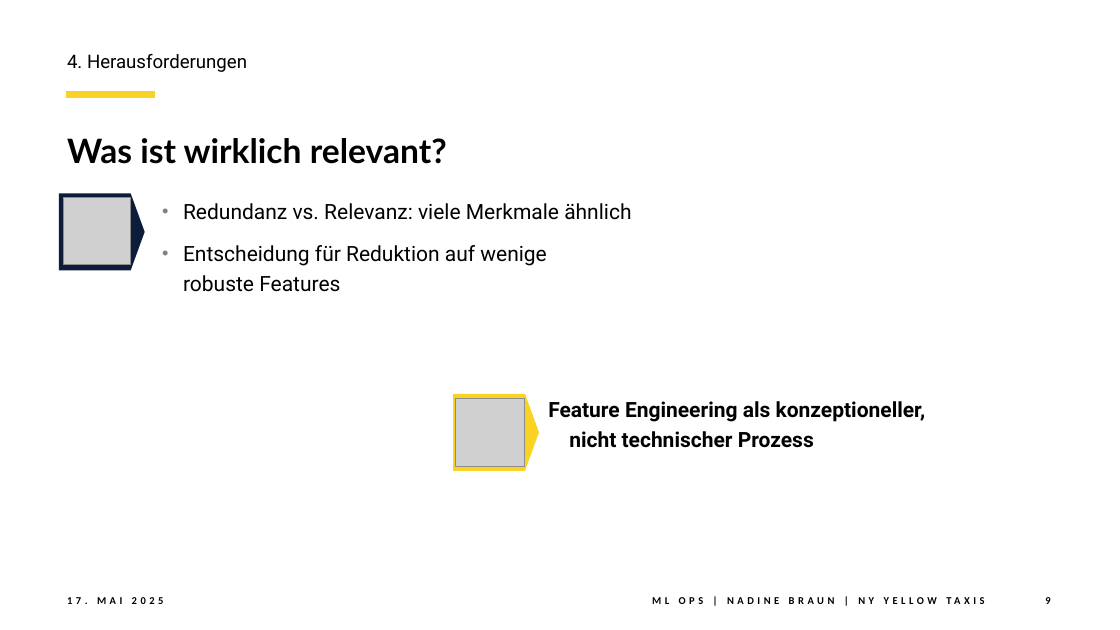
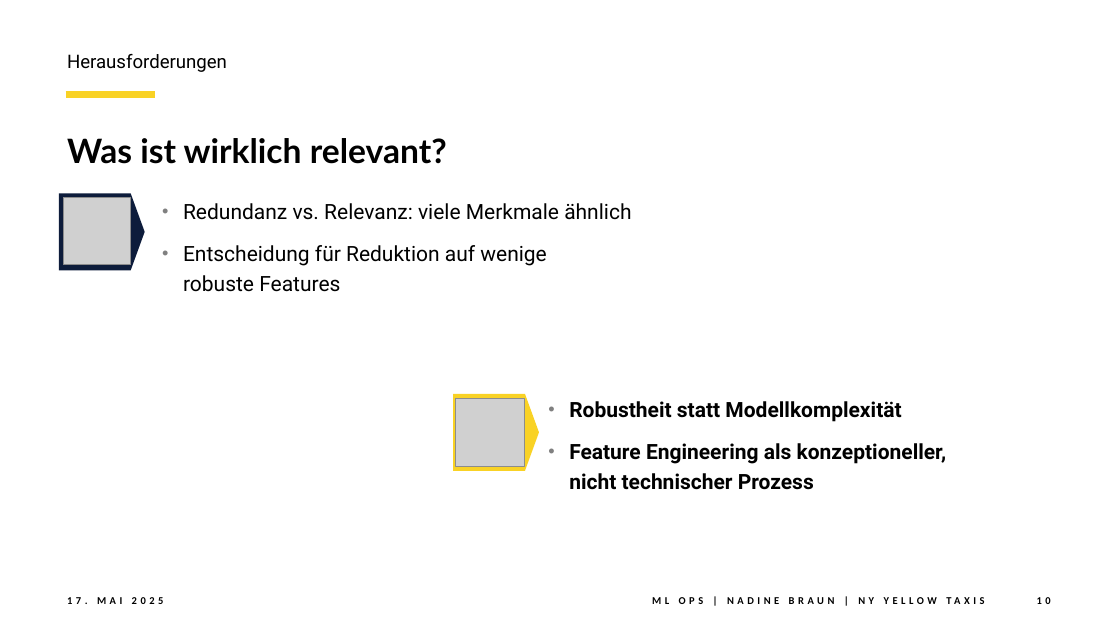
Before and after one commit to NadineBraun/MLOpsnb155, a slide deck: slide 10 of ML_Ops_NYYellowTaxi_nb155.pptx (slide 9 before the commit). Drawn at 1120x630 pixels with LibreOffice and Linux fonts; fonts in the diff are those of the drawing; grey boxes stand for pictures. Boxes give left, top, right and bottom in pixels: in the first picture for what was removed or moved away, otherwise in the second. Text is boxed around its words. In the diff, an @@ line names an element or a change of style, - is before the commit and + after.

```diff
--- a/ML_Ops_NYYellowTaxi_nb155.pptx
+++ b/ML_Ops_NYYellowTaxi_nb155.pptx
@@ text at <box>67,54,227,72</box>: text changed @@
-4. Herausforderungen
+Herausforderungen
@@ text at <box>569,401,901,422</box>: paragraph added @@
+• Robustheit statt Modellkomplexität
@@ text at <box>569,443,947,490</box>: bullet none to • @@
@@ page number at <box>1037,597,1051,604</box>: text changed @@
-9
+10
```
Also in this commit, not shown: 14 other slides changed, 1 other file.
